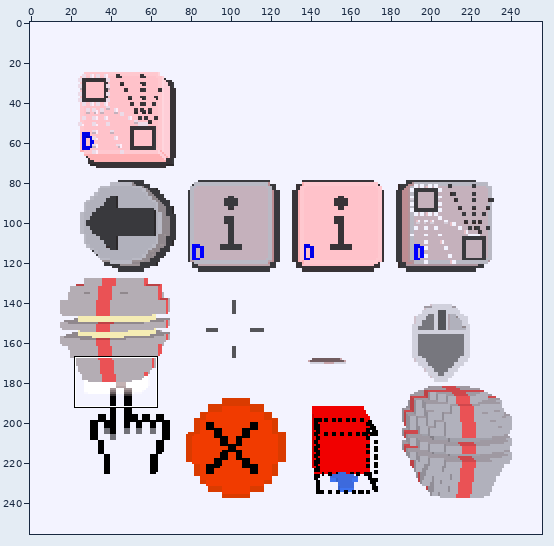
One commit to this sprite sheet: test-renderers/expected/renderers/icons-all.png. Above, an overview of the earlier version with the close-up marked.
Close-up. Before:
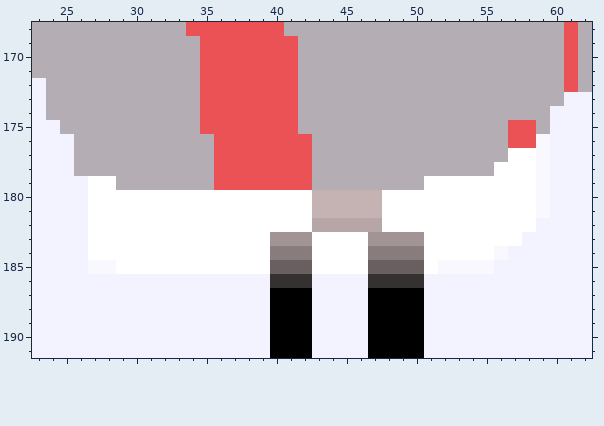
The file is 256x256 pixels. Colours within 5 levels of each other are drawn and written as one. Shown: x 23..62, y 168..191.
Once edited:
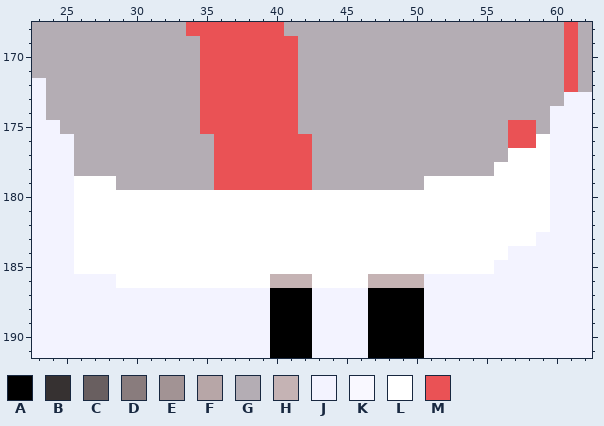
Palette (. is transparent): A #000000  B #363131  C #695f60  D #897c7d  E #a29394  F #b7a6a7  G #b4adb4  H #c5b3b4  J #f3f3ff  K #f9f8ff  L #ffffff  M #ea5255
Log entry: content: Adjust `Icons::Jetpack` exhaust again.
Change:
{"y":176,"x":59,"old":"K","new":"L"}
{"y":177,"x":59,"old":"K","new":"L"}
{"y":178,"x":59,"old":"K","new":"L"}
{"y":179,"x":26,"old":"J","new":"L"}
{"y":179,"x":59,"old":"K","new":"L"}
{"y":180,"x":26,"old":"J","new":"L"}
{"y":180,"x":43,"old":"HHHHH","new":"LLLLL"}
{"y":180,"x":59,"old":"K","new":"L"}
{"y":181,"x":26,"old":"J","new":"L"}
{"y":181,"x":43,"old":"HHHHH","new":"LLLLL"}
{"y":181,"x":59,"old":"K","new":"L"}
{"y":182,"x":26,"old":"J","new":"L"}
{"y":182,"x":43,"old":"FFFFF","new":"LLLLL"}
{"y":182,"x":59,"old":"J","new":"L"}
{"y":183,"x":26,"old":"J","new":"L"}
{"y":183,"x":40,"old":"EEE","new":"LLL"}
{"y":183,"x":47,"old":"EEEE","new":"LLLL"}
{"y":183,"x":58,"old":"J","new":"L"}
{"y":184,"x":26,"old":"J","new":"L"}
{"y":184,"x":40,"old":"DDD","new":"LLL"}
{"y":184,"x":47,"old":"DDDD","new":"LLLL"}
{"y":184,"x":56,"old":"K","new":"L"}
{"y":185,"x":26,"old":"JKK","new":"LLL"}
{"y":185,"x":40,"old":"CCC","new":"LLL"}
{"y":185,"x":47,"old":"CCCC","new":"LLLL"}
{"y":185,"x":52,"old":"KKKK","new":"LLLL"}
{"y":186,"x":29,"old":"JJJJJJJJJJJBBBJJJJBBBB","new":"LLLLLLLLLLLHHHLLLLHHHH"}
{"label":"changed","picture_box":[74,134,550,288]}
